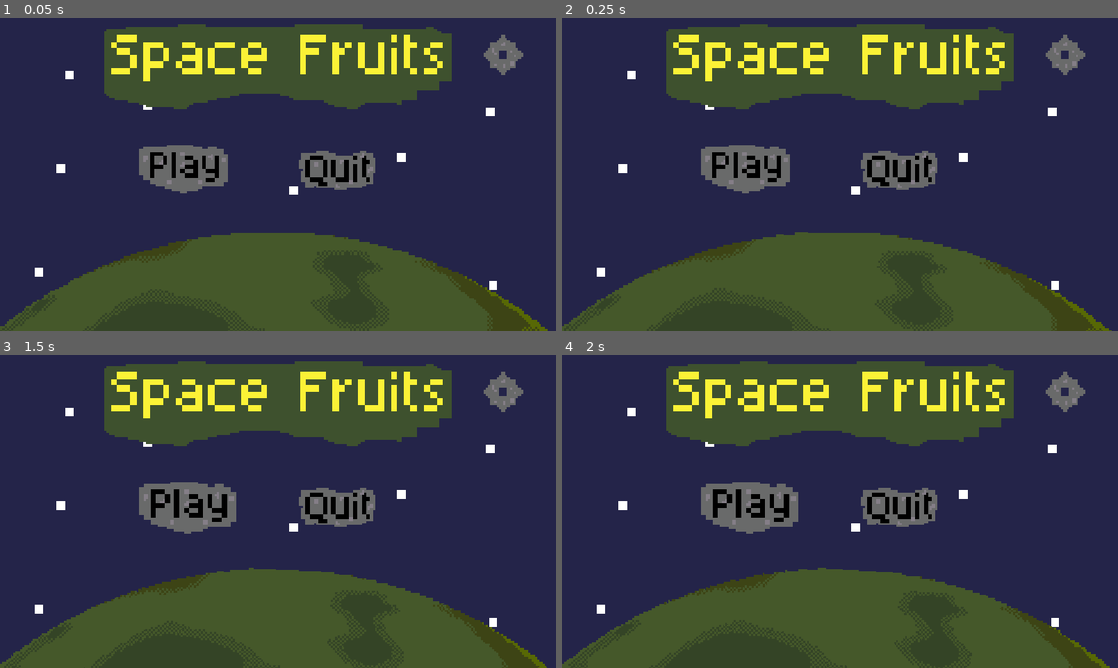
Above: before the commit, frames 1-4 (two rows, left to right).
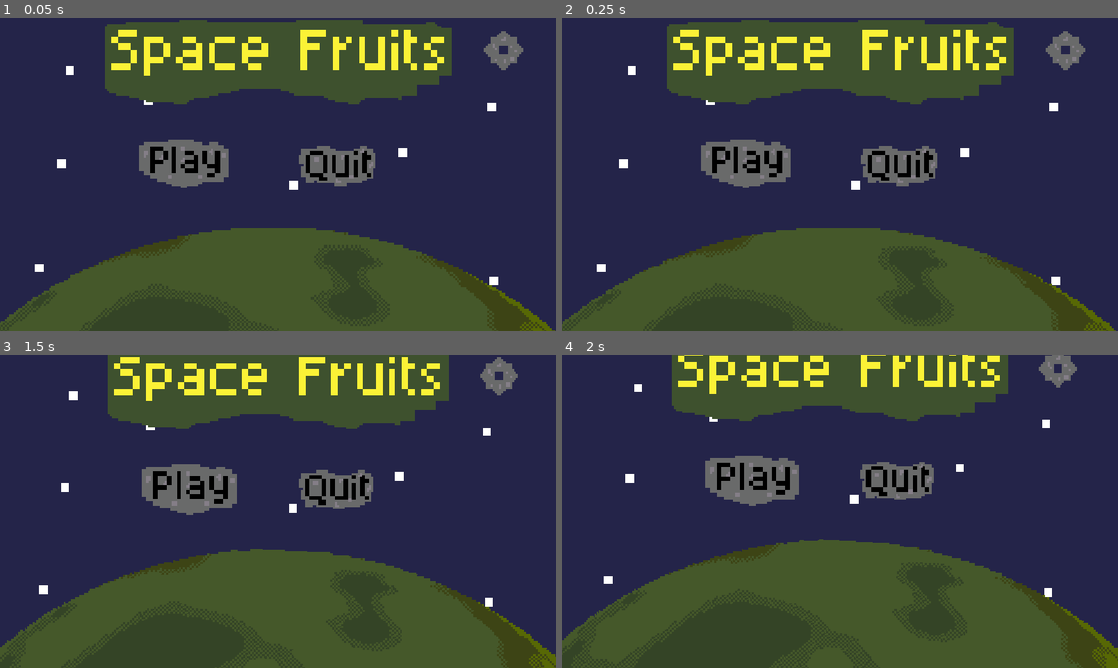
Above: after the commit, the same moments.

Repository: sDANTOSO/whs-overlockers-kiwihacks
Game: Godot game, scene res://Scenes/start.tscn
Same seed, same stepped clock (60 frames per second), same inputs: the game is played once before the commit and once after it.
Inputs (mouse positions are in pixels of both pictures, inside the frame that each line leads up to; where the layout moved, square brackets give the same spot in the first picture):
- Up to frame 1 (0.05 s): no input
- Up to frame 2 (0.25 s): no input
- Up to frame 3 (1.5 s): click (183, 520) [183, 524] at 0.5 s; click (189, 514) [189, 530] at 1.25 s
- Up to frame 4 (2 s): no input

The runs differ from the first frame. In frame 1, 8.8% of the frame differs, in the area x 0-100%, y 0-100%; in frame 2, 8.7%; in frame 3, 20%; in frame 4, 26%.

Commit message:
added larger background

Diff:
--- a/fruity-space/Scenes/start.tscn
+++ b/fruity-space/Scenes/start.tscn
@@ -2,13 +2,14 @@
 
 [ext_resource type="Script" uid="uid://dmigux2nso5ii" path="res://Scripts/start.gd" id="1_3bxa3"]
 [ext_resource type="Texture2D" uid="uid://ccyxcs84emg33" path="res://Assets/Background.png" id="2_7pwkw"]
+[ext_resource type="Texture2D" uid="uid://bwjqw5chgbkoe" path="res://Assets/bg.png" id="2_jwunu"]
 [ext_resource type="Texture2D" uid="uid://b31u8exs2a66" path="res://Assets/logov1.png" id="2_r48yj"]
 [ext_resource type="Texture2D" uid="uid://o1jmts7q4niu" path="res://Assets/playButton.png" id="3_lb6bl"]
 [ext_resource type="BitMap" uid="uid://j0geool73wjm" path="res://Assets/playclickmaskv1.png" id="4_o3wvq"]
 [ext_resource type="Texture2D" uid="uid://0y1kvkvrkatw" path="res://Assets/quitButton.png" id="4_rk01k"]
-[ext_resource type="Script" uid="uid://begwxr6t21ugf" path="res://Scenes/play_button.gd" id="5_pg4io"]
+[ext_resource type="Script" uid="uid://begwxr6t21ugf" path="res://Scripts/play_button.gd" id="5_pg4io"]
 [ext_resource type="BitMap" uid="uid://cgjwfgsuh67ia" path="res://Assets/quitClickmaskv1.png" id="6_pg4io"]
-[ext_resource type="Script" uid="uid://bqntgnljicl8j" path="res://Scenes/quit_button.gd" id="8_iceld"]
+[ext_resource type="Script" uid="uid://bqntgnljicl8j" path="res://Scripts/quit_button.gd" id="8_iceld"]
 [ext_resource type="Texture2D" uid="uid://cattslbbgtw1x" path="res://Assets/planet-v2.png" id="10_5bn4p"]
 [ext_resource type="BitMap" uid="uid://bhl1s71cqkn3g" path="res://Assets/Settingsclickmask.png" id="11_knwj7"]
 [ext_resource type="Texture2D" uid="uid://dvde75bspcexp" path="res://Assets/Settings.png" id="11_qmsyr"]
@@ -29,6 +30,11 @@
 offset_right = 1150.0
 offset_bottom = 641.0
 color = Color(0.019047858, 0.11290052, 0.20252335, 1)
+
+[node name="Bg" type="Sprite2D" parent="." unique_id=1666742840]
+position = Vector2(216, 1304)
+scale = Vector2(4.5, 4.5)
+texture = ExtResource("2_jwunu")
 
 [node name="Background" type="Sprite2D" parent="." unique_id=240163844]
 position = Vector2(576, 325)
@@ -85,8 +91,15 @@
 scale = Vector2(4.5, 4.5)
 texture = ExtResource("10_5bn4p")
 
+[node name="AnimationPlayer" type="AnimationPlayer" parent="." unique_id=1948974284]
+
+[node name="Camera2D" type="Camera2D" parent="." unique_id=1474023344]
+position = Vector2(575, 334)
+scale = Vector2(2, 2)
+
 [connection signal="mouse_entered" from="PlayButton" to="PlayButton" method="_on_mouse_entered"]
 [connection signal="mouse_exited" from="PlayButton" to="PlayButton" method="_on_mouse_exited"]
+[connection signal="pressed" from="PlayButton" to="." method="_on_play_button_pressed"]
 [connection signal="pressed" from="PlayButton" to="PlayButton" method="_on_pressed"]
 [connection signal="mouse_entered" from="QuitButton" to="QuitButton" method="_on_mouse_entered"]
 [connection signal="mouse_exited" from="QuitButton" to="QuitButton" method="_on_mouse_exited"]
--- a/fruity-space/Scripts/start.gd
+++ b/fruity-space/Scripts/start.gd
@@ -1,5 +1,6 @@
 extends Control
 @onready var planet_v_2: Sprite2D = $PlanetV2
+@onready var camera_2d: Camera2D = $Camera2D
 
 
 # Called when the node enters the scene tree for the first time.
@@ -10,3 +11,16 @@
 # Called every frame. 'delta' is the elapsed time since the previous frame.
 func _process(delta: float) -> void:
 	planet_v_2.rotation= planet_v_2.rotation+0.0005
+
+
+
+func _on_play_button_pressed() -> void:
+
+	var tween = create_tween()
+	zoom_out()
+	tween.tween_property(camera_2d, "position", Vector2(600, 1337), 4.0).set_trans(Tween.TRANS_CUBIC)
+	##tween.tween_property(camera_2d, "zoom", Vector2(0.35, 0.35), 4.0)
+
+func zoom_out() -> void:
+	var tween = create_tween()
+	tween.tween_property(camera_2d, "zoom", Vector2(0.35, 0.35), 4.0).set_trans(Tween.TRANS_CUBIC)
Not shown, added: fruity-space/Assets/avocado.png.import
Not shown, added: fruity-space/Assets/banana.png.import
Binary file added: fruity-space/Assets/bg.png
Not shown, added: fruity-space/Assets/bg.png.import
Not shown, added: fruity-space/Assets/meat.png.import
Not shown, added: fruity-space/Assets/tomato.png.import
Renamed: fruity-space/Scenes/play_button.gd -> fruity-space/Scripts/play_button.gd
Renamed: fruity-space/Scenes/play_button.gd.uid -> fruity-space/Scripts/play_button.gd.uid
Renamed: fruity-space/Scenes/quit_button.gd -> fruity-space/Scripts/quit_button.gd
Renamed: fruity-space/Scenes/quit_button.gd.uid -> fruity-space/Scripts/quit_button.gd.uid
